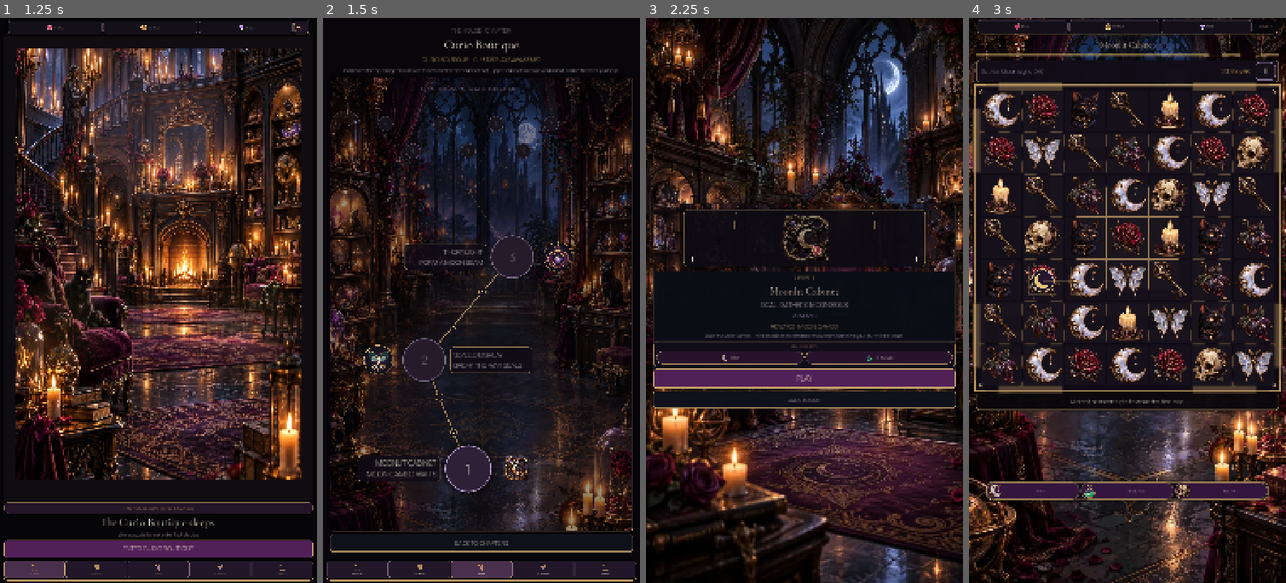
Above: before the commit, frames 1-4 (left to right).
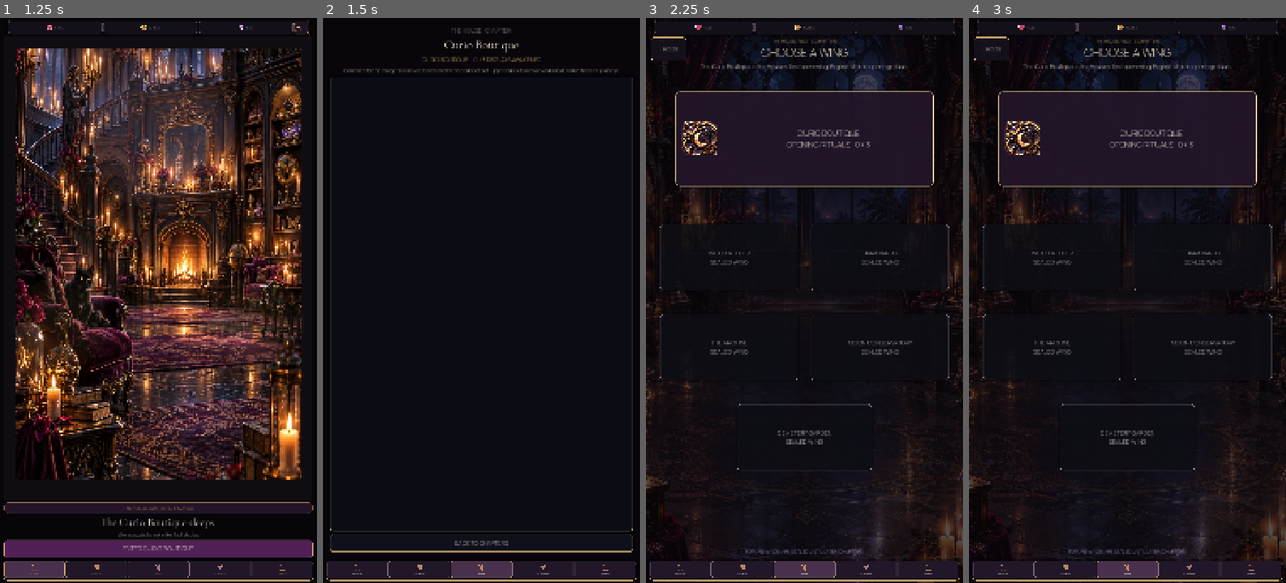
Above: after the commit, the same moments.

Repository: Jay-prodesign/akilta-match3
Game: Godot game, scene res://src/app/app_bootstrap.tscn
Same seed, same stepped clock (60 frames per second), same inputs: the game is played once before the commit and once after it.
Inputs (mouse positions are in pixels of both pictures, inside the frame that each line leads up to):
- Up to frame 1 (1.25 s): click "ENTER THE HOUSE" at 0.5 s
- Up to frame 2 (1.5 s): click "ENTER CURIO BOUTIQUE" at 1.25 s
- Up to frame 3 (2.25 s): click "1" (after the commit: "BACK TO CHAPTERS") at 2 s
- Up to frame 4 (3 s): click (1127, 379) at 2.75 s, where only the run before the commit has a clickable "PLAY"

Frame 1 is identical in both runs. In frame 2, 26% of the frame differs, in the area x 2-98%, y 10-91%; in frame 3, 46%, in the area x 0-100%, y 0-100%; in frame 4, 45%.
Error after the commit: Parse Error: Cannot infer the type of "completed" variable because the value doesn't have a set type. (res://src/ui/map/chapter_route_view.gd:224)

Commit message:
Implement authored S03 frontier focus state

Diff:
--- a/src/ui/map/chapter_route_view.gd
+++ b/src/ui/map/chapter_route_view.gd
@@ -22,6 +22,10 @@
 var _level_buttons: Dictionary = {}
 var _level_labels: Dictionary = {}
 var _centers: Dictionary = {}
+var _level_states: Dictionary = {}
+var _frontier_level: int = -1
+var _frontier_focus: TextureRect
+var _frontier_label: Label
 
 func _ready() -> void:
 	_build_route()
@@ -40,6 +44,12 @@
 
 func get_level_center(level_number: int) -> Vector2:
 	return _centers.get(level_number, Vector2.ZERO) as Vector2
+
+func get_level_state(level_number: int) -> String:
+	return String(_level_states.get(level_number, "locked"))
+
+func get_frontier_level() -> int:
+	return _frontier_level
 
 func _build_route() -> void:
 	for child in get_children():
@@ -47,6 +57,7 @@
 	_level_buttons.clear()
 	_level_labels.clear()
 	_centers.clear()
+	_level_states.clear()
 
 	var content_height := 1500.0
 	custom_minimum_size = Vector2(route_width, content_height)
@@ -63,6 +74,31 @@
 	future_caption.add_theme_color_override("font_outline_color", Color("#090711", 0.92))
 	future_caption.add_theme_constant_override("outline_size", 3)
 	add_child(future_caption)
+
+	_frontier_focus = TextureRect.new()
+	_frontier_focus.name = "FrontierFocus"
+	_frontier_focus.texture = PieceAssetLoader.ornament("res://assets/pieces/moon_sigil.svg")
+	_frontier_focus.expand_mode = TextureRect.EXPAND_IGNORE_SIZE
+	_frontier_focus.stretch_mode = TextureRect.STRETCH_KEEP_ASPECT_CENTERED
+	_frontier_focus.mouse_filter = Control.MOUSE_FILTER_IGNORE
+	_frontier_focus.size = Vector2(72, 72)
+	_frontier_focus.modulate = Color(1.0, 0.94, 0.78, 1.0)
+	_frontier_focus.visible = false
+	add_child(_frontier_focus)
+
+	_frontier_label = Label.new()
+	_frontier_label.name = "FrontierFocusLabel"
+	_frontier_label.text = "CURRENT RITUAL"
+	_frontier_label.size = Vector2(190, 38)
+	_frontier_label.horizontal_alignment = HORIZONTAL_ALIGNMENT_CENTER
+	_frontier_label.vertical_alignment = VERTICAL_ALIGNMENT_CENTER
+	_frontier_label.mouse_filter = Control.MOUSE_FILTER_IGNORE
+	_frontier_label.add_theme_font_size_override("font_size", 18)
+	_frontier_label.add_theme_color_override("font_color", Color("#FFF0B8"))
+	_frontier_label.add_theme_color_override("font_outline_color", Color("#080710", 0.96))
+	_frontier_label.add_theme_constant_override("outline_size", 4)
+	_frontier_label.visible = false
+	add_child(_frontier_label)
 
 	for level_number in range(1, visible_route_levels + 1):
 		var center := _center_for(level_number, content_height)
@@ -154,6 +190,8 @@
 func _refresh() -> void:
 	if not is_node_ready() or _level_buttons.is_empty():
 		return
+	_frontier_level = _resolve_frontier_level()
+	_level_states.clear()
 	for raw_level in _level_buttons:
 		var level_number := int(raw_level)
 		var button := _level_buttons[level_number] as Button
@@ -161,12 +199,49 @@
 		var level_id := "ch01_level_%03d" % level_number
 		var completed: bool = progress != null and progress.completed_levels.has(level_id)
 		var open: bool = level_number <= canonical_level_cap and (progress == null or level_number <= int(progress.highest_level_unlocked))
+		var state := "locked"
+		if completed:
+			state = "completed"
+		elif level_number == _frontier_level:
+			state = "current"
+		elif open:
+			state = "available"
+		_level_states[level_number] = state
+		button.set_meta("level_state", state)
 		button.disabled = not open
 		button.text = "✓" if completed else str(level_number)
 		button.tooltip_text = _tooltip_for(level_number)
 		label.text = _caption(level_number, completed)
-		_apply_node_style(button, completed, open)
+		_apply_node_style(button, state)
+	_update_frontier_focus()
 	queue_redraw()
+
+func _resolve_frontier_level() -> int:
+	if canonical_level_cap <= 0:
+		return -1
+	for level_number in range(1, canonical_level_cap + 1):
+		var level_id := "ch01_level_%03d" % level_number
+		var completed := progress != null and progress.completed_levels.has(level_id)
+		var open := progress == null or level_number <= int(progress.highest_level_unlocked)
+		if open and not completed:
+			return level_number
+	return -1
+
+func _update_frontier_focus() -> void:
+	if _frontier_focus == null or _frontier_label == null:
+		return
+	var visible := _frontier_level > 0 and _centers.has(_frontier_level)
+	_frontier_focus.visible = visible
+	_frontier_label.visible = visible
+	if not visible:
+		return
+	var center: Vector2 = _centers[_frontier_level]
+	var diameter := 160.0 if _frontier_level == 1 else 148.0
+	var icon_center := center + Vector2(diameter * 0.48, -diameter * 0.48)
+	_frontier_focus.position = icon_center - _frontier_focus.size * 0.5
+	_frontier_label.position = Vector2(center.x - _frontier_label.size.x * 0.5, center.y - diameter * 0.5 - 52.0)
+	move_child(_frontier_focus, get_child_count() - 1)
+	move_child(_frontier_label, get_child_count() - 1)
 
 func _tooltip_for(level_number: int) -> String:
 	match level_number:
@@ -184,37 +259,43 @@
 		return "THORNLIGHT\n%s" % ("THORNED LOCKET RECOVERED" if completed else "FORM A MOON BEAM")
 	return ""
 
-func _apply_node_style(button: Button, completed: bool, open: bool) -> void:
+func _apply_node_style(button: Button, state: String) -> void:
 	var box := StyleBoxFlat.new()
 	var level_number := int(button.name.trim_prefix("Level"))
 	var radius := 80 if level_number == 1 else (74 if level_number <= 3 else 26)
+	var open := state in ["current", "available", "completed"]
 	box.set_corner_radius_all(radius)
-	box.set_border_width_all(4 if level_number <= 3 else 1)
-	box.shadow_color = Color(0, 0, 0, 0.46)
-	box.shadow_size = 18 if open else 5
-	if completed:
-		box.bg_color = Color("#3B2742")
-		box.border_color = GOLD
-	elif open:
-		box.bg_color = Color("#2E2036")
-		box.border_color = LILAC
-	elif level_number <= 3:
-		box.bg_color = Color("#251B2B")
-		box.border_color = Color("#7F6C88")
-	else:
-		box.bg_color = Color("#17131B")
-		box.border_color = Color("#584B60")
+	box.set_border_width_all(5 if state == "current" else (4 if level_number <= 3 else 1))
+	box.shadow_color = Color(0, 0, 0, 0.52)
+	box.shadow_size = 24 if state == "current" else (18 if open else 5)
+	match state:
+		"completed":
+			box.bg_color = Color("#3B2742")
+			box.border_color = GOLD
+		"current":
+			box.bg_color = Color("#33203D")
+			box.border_color = Color("#F6DA92")
+		"available":
+			box.bg_color = Color("#2E2036")
+			box.border_color = LILAC
+		_:
+			if level_number <= 3:
+				box.bg_color = Color("#1D1722")
+				box.border_color = Color("#65596D")
+			else:
+				box.bg_color = Color("#151218")
+				box.border_color = Color("#4E4355")
 	button.add_theme_stylebox_override("normal", box)
 	var hover_style := box.duplicate() as StyleBoxFlat
-	hover_style.border_color = Color("#F4D995") if open else box.border_color
-	hover_style.shadow_size = 22 if open else 5
+	hover_style.border_color = Color("#FFF0B8") if open else box.border_color
+	hover_style.shadow_size = 28 if state == "current" else (22 if open else 5)
 	button.add_theme_stylebox_override("hover", hover_style)
 	button.add_theme_stylebox_override("focus", hover_style)
 	button.add_theme_stylebox_override("pressed", box)
 	button.add_theme_stylebox_override("disabled", box)
-	button.add_theme_color_override("font_color", BONE if open else Color("#B8A8BC"))
-	button.add_theme_color_override("font_disabled_color", Color("#8D7F93"))
-	button.add_theme_font_size_override("font_size", 46 if level_number == 1 else (40 if level_number <= 3 else 15))
+	button.add_theme_color_override("font_color", Color("#FFF4D8") if state == "current" else (BONE if open else Color("#9A8D9E")))
+	button.add_theme_color_override("font_disabled_color", Color("#776D7B"))
+	button.add_theme_font_size_override("font_size", 48 if state == "current" else (46 if level_number == 1 else (40 if level_number <= 3 else 15)))
 
 func _draw() -> void:
 	# S03 owns route STRUCTURE only. Environment imagery belongs to the
@@ -242,6 +323,15 @@
 			draw_arc(p, 12.0, 0.0, TAU, 24, Color(GOLD, 0.72), 2.0)
 			draw_circle(p, 3.0, Color("#F1D8A2"))
 
+	# Authored frontier marker owns semantic identity; these rings are runtime
+	# focus VFX only and never substitute for the state asset.
+	if _frontier_level > 0 and _centers.has(_frontier_level):
+		var frontier_center: Vector2 = _centers[_frontier_level]
+		var frontier_radius := 92.0 if _frontier_level == 1 else 86.0
+		draw_circle(frontier_center, frontier_radius + 12.0, Color("#D8B56A", 0.09))
+		draw_arc(frontier_center, frontier_radius + 8.0, 0.0, TAU, 48, Color("#F2D49A", 0.82), 4.0)
+		draw_arc(frontier_center, frontier_radius + 18.0, 0.0, TAU, 48, Color("#BFA5D8", 0.34), 2.0)
+
 	# Future levels remain visibly connected but subordinate to the opening
 	# three-level journey. Their lock/state styling is owned by live buttons.
 	var future_hub := Vector2(route_width * 0.50, 385.0)
